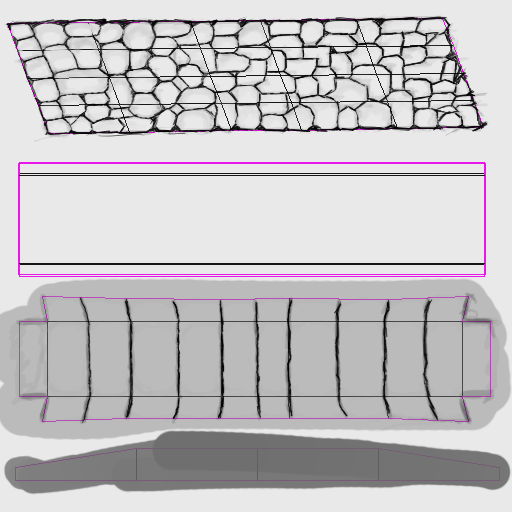
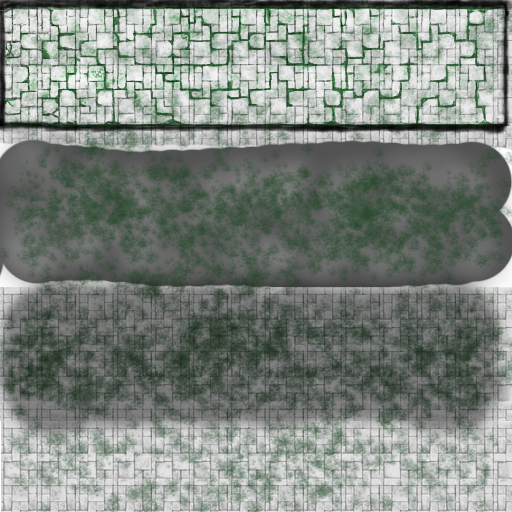
Layered file, before and after one edit (512 × 512). Changes by layer:
removed layer "Layer 3" over [3, 14, 512, 495]
removed layer "Layer 2" (was difference) over [0, 0, 512, 512]
added layer "white" (overlay) above "dark" over [0, 0, 512, 138]
added layer "dark" (multiply) above "잎" over [0, 0, 512, 449]
added layer "잎" above "줄기" over [0, 0, 512, 512]
added layer "줄기" above "Layer 19" over [3, 6, 505, 164]
added layer "Layer 19" above "Layer 1" over [0, 0, 512, 512]
hid "Layer 1" over [0, 0, 512, 512]
removed layer "Layer 0" over [7, 18, 500, 481]
